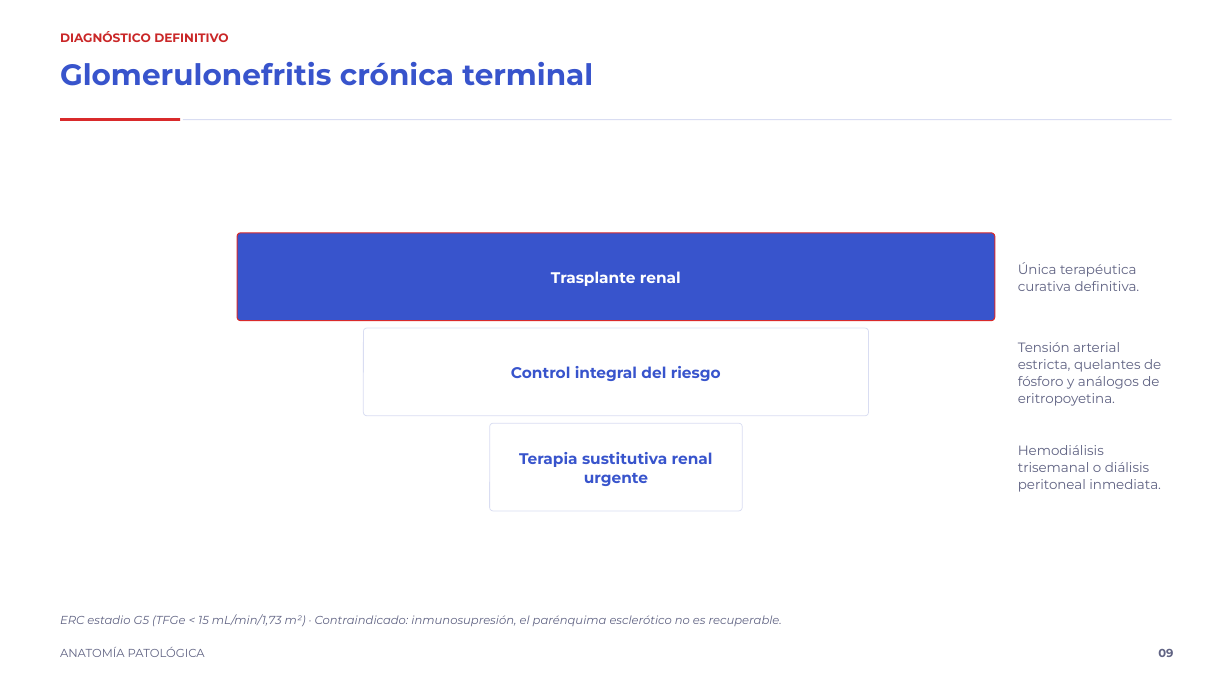
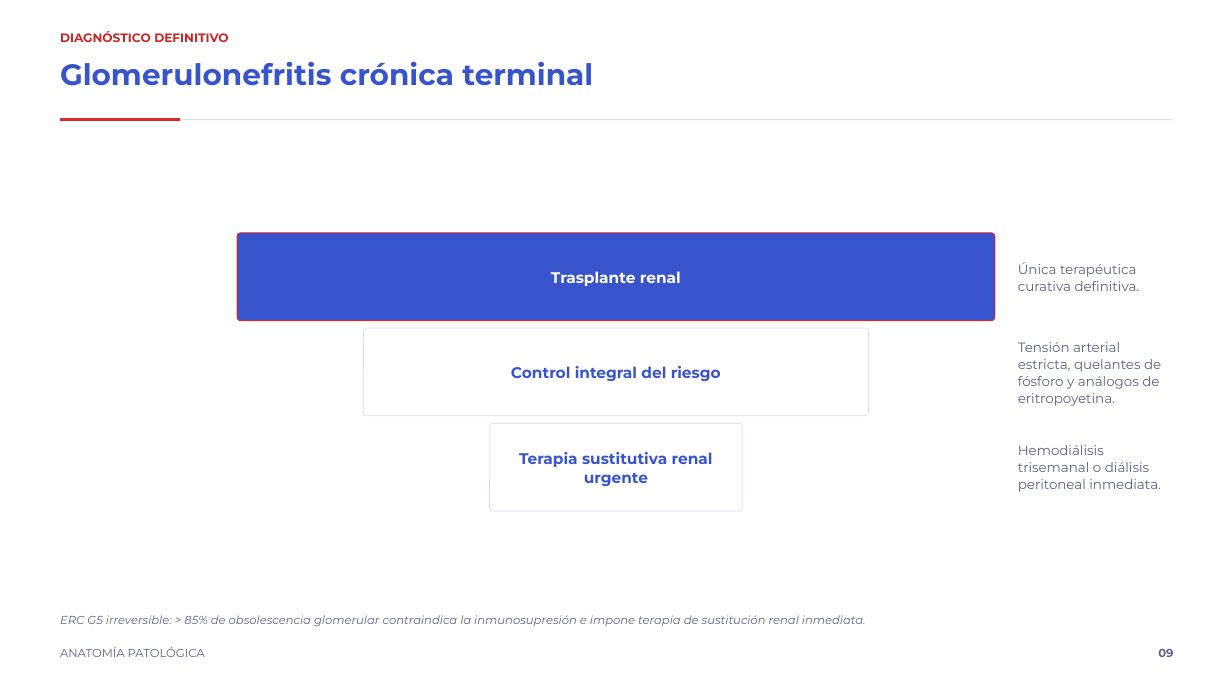
Before and after one commit to rpsin9096/slide-repo-v1, a slide deck: slide 9 of tema3-glomerulonefritis/tema3_glomerulonefritis_cronica.pptx. Drawn at 1232x693 pixels with LibreOffice and Linux fonts; fonts in the diff are those of the drawing. Boxes give left, top, right and bottom in pixels: in the first picture for what was removed or moved away, otherwise in the second. Text is boxed around its words. In the diff, an @@ line names an element or a change of style, - is before the commit and + after.

Commit message:
Apply PME v1.0 prose audit refinements and fix slide 3 overlap
Refinamientos de la Auditoría de Prosa Médica Deliberativa (PME v1.0):
- Slide 2: agencia causal explícita en el hito de los 47 años
  (sobrecarga presora -> colapso hemodinámico de las nefronas)
- Slide 4: el pie desempaqueta la atrofia hacia evidencia temporal
  (reducción simétrica que confirma la lesión crónica terminal)
- Slide 7: la lesión vascular como proceso causal
  (estrecha la luz -> isquemia posglomerular -> liberación de renina)
- Slide 9: clausura pragmática vinculante (> 85% de obsolescencia
  contraindica la inmunosupresión e impone terapia de sustitución renal)

Textos PME ajustados a los presupuestos del motor (110/140/125/140 car.)
y al guard de estilo ('colapso' solo con calificador literal).

Verificación de overlap en slide 3: stat_card con imagen solapaba el
panel del dato heroico con las tarjetas narrativas en 0,80 in x 1,52 in
(medido en el .pptx; el fixture del motor no cubre stat_card con imagen).
Slide 3 reestructurado como checklist con imagen (ítems 0,65-8,15 in;
imagen 8,35-12,65 in): mismo contenido de estudios + esquema de ecografía,
sin solapamiento. Escaneo geométrico de los 10 slides: slide 3 CLEAN.

Archivos: manifest.py, tema3_glomerulonefritis_cronica.pptx (rebuild),
README.md (nota PME + verificación de overlap), source/auditoria_pme_v1.md.

Verificaciones: lint PASS (10 slides), build OK, contraste 0 violaciones.

```diff
--- a/tema3-glomerulonefritis/tema3_glomerulonefritis_cronica.pptx
+++ b/tema3-glomerulonefritis/tema3_glomerulonefritis_cronica.pptx
@@ text at [60, 615, 866, 626]: text changed @@
-ERC estadio G5 (TFGe < 15 mL/min/1,73 m²) · Contraindicado: inmunosupresión, el parénquima esclerótico no es recuperable.
+ERC G5 irreversible: > 85% de obsolescencia glomerular contraindica la inmunosupresión e impone terapia de sustitución renal inmediata.
```
Also in this commit, not shown: 4 other slides changed, 3 other files.
